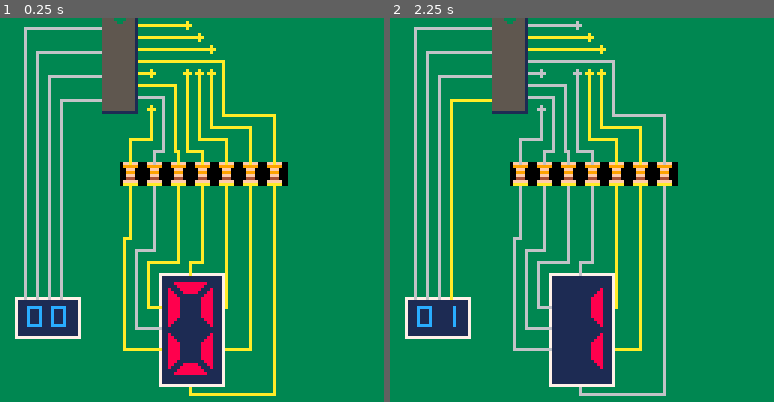
Above: before the commit, frames 1-2 (left to right).
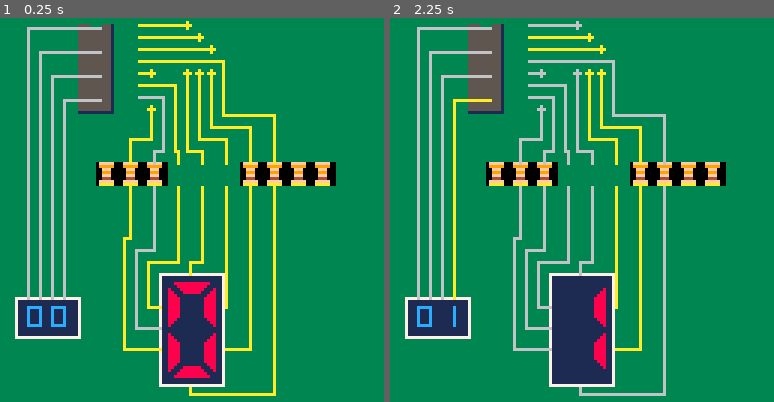
Above: after the commit, the same moments.

Repository: ptrgags/pico8-carts
Game: PICO-8 cartridge lab/0009-seven-segment.p8
Same seed, same stepped clock (60 frames per second), same inputs: the game is played once before the commit and once after it.
Inputs:
- Up to frame 1 (0.25 s): no input
- Up to frame 2 (2.25 s): hold Up from 2.15 s (still down)

The runs differ from the first frame. In frame 1, 9.6% of the frame differs, in the area x 6-88%, y 0-94%; in frame 2, 9.5%.

Commit message:
WIP: sketch out better component placement

Diff:
--- a/lab/0009-seven-segment.p8
+++ b/lab/0009-seven-segment.p8
@@ -134,7 +134,7 @@
 x_ef=7*8-3
 y_g=13*8-1
 
-x_bin=8
+x_bin=9
 y_bin=12*8-3
 x_encoder=4*8+1
 y_encoder=3
@@ -451,14 +451,144 @@
 
 
 
+…(130 lines of a section not shown)…
 __map__
-0f0f0f0f0b0c0f0f0f0f0f0f0f0f0f0f00000000000000000000000000000000000000000000000000000000000000000000000000000000000000000000000000000000000000000000000000000000000000000000000000000000000000000000000000000000000000000000000000000000000000000000000000000000
-0f0f0f0f1b1c0f0f0f0f0f0f0f0f0f0f00000000000000000000000000000000000000000000000000000000000000000000000000000000000000000000000000000000000000000000000000000000000000000000000000000000000000000000000000000000000000000000000000000000000000000000000000000000
-0f0f0f0f1b1c0f0f0f0f0f0f0f0f0f0f00000000000000000000000000000000000000000000000000000000000000000000000000000000000000000000000000000000000000000000000000000000000000000000000000000000000000000000000000000000000000000000000000000000000000000000000000000000
-0f0f0f0f2b2c0f0f0f0f0f0f0f0f0f0f00000000000000000000000000000000000000000000000000000000000000000000000000000000000000000000000000000000000000000000000000000000000000000000000000000000000000000000000000000000000000000000000000000000000000000000000000000000
+0f0f0f0b0c0f0f0f0f0f0f0f0f0f0f0f00000000000000000000000000000000000000000000000000000000000000000000000000000000000000000000000000000000000000000000000000000000000000000000000000000000000000000000000000000000000000000000000000000000000000000000000000000000
+0f0f0f1b1c0f0f0f0f0f0f0f0f0f0f0f00000000000000000000000000000000000000000000000000000000000000000000000000000000000000000000000000000000000000000000000000000000000000000000000000000000000000000000000000000000000000000000000000000000000000000000000000000000
+0f0f0f1b1c0f0f0f0f0f0f0f0f0f0f0f00000000000000000000000000000000000000000000000000000000000000000000000000000000000000000000000000000000000000000000000000000000000000000000000000000000000000000000000000000000000000000000000000000000000000000000000000000000
+0f0f0f2b2c0f0f0f0f0f0f0f0f0f0f0f00000000000000000000000000000000000000000000000000000000000000000000000000000000000000000000000000000000000000000000000000000000000000000000000000000000000000000000000000000000000000000000000000000000000000000000000000000000
 0f0f0f0f0f0f0f0f0f0f0f0f0f0f0f0f00000000000000000000000000000000000000000000000000000000000000000000000000000000000000000000000000000000000000000000000000000000000000000000000000000000000000000000000000000000000000000000000000000000000000000000000000000000
 0f0f0f0f0f0f0f0f0f0f0f0f0f0f0f0f00000000000000000000000000000000000000000000000000000000000000000000000000000000000000000000000000000000000000000000000000000000000000000000000000000000000000000000000000000000000000000000000000000000000000000000000000000000
-0f0f0f0f0f0d0d0d0d0d0d0d0f0f0f0f00000000000000000000000000000000000000000000000000000000000000000000000000000000000000000000000000000000000000000000000000000000000000000000000000000000000000000000000000000000000000000000000000000000000000000000000000000000
+0f0f0f0f0d0d0d0f0f0f0d0d0d0d0f0f00000000000000000000000000000000000000000000000000000000000000000000000000000000000000000000000000000000000000000000000000000000000000000000000000000000000000000000000000000000000000000000000000000000000000000000000000000000
 0f0f0f0f0f0f0f0f0f0f0f0f0f0f0f0f00000000000000000000000000000000000000000000000000000000000000000000000000000000000000000000000000000000000000000000000000000000000000000000000000000000000000000000000000000000000000000000000000000000000000000000000000000000
 0f0f0f0f0f0f0f0f0f0f0f0f0f0f0f0f00000000000000000000000000000000000000000000000000000000000000000000000000000000000000000000000000000000000000000000000000000000000000000000000000000000000000000000000000000000000000000000000000000000000000000000000000000000
 0f0f0f0f0f0f0f0f0f0f0f0f0f0f0f0f00000000000000000000000000000000000000000000000000000000000000000000000000000000000000000000000000000000000000000000000000000000000000000000000000000000000000000000000000000000000000000000000000000000000000000000000000000000
Not shown, changed: 162 lines of the sprite sheet (__gfx__) section of lab/0009-seven-segment.p8
Not shown, changed: the thumbnail (__label__) section of lab/0009-seven-segment.p8
